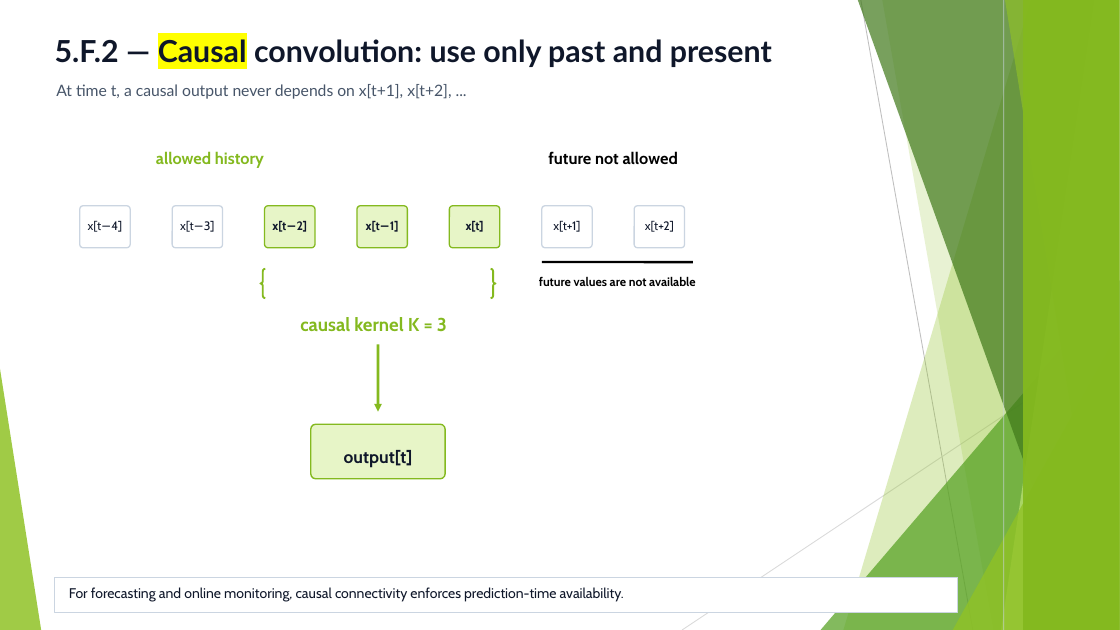
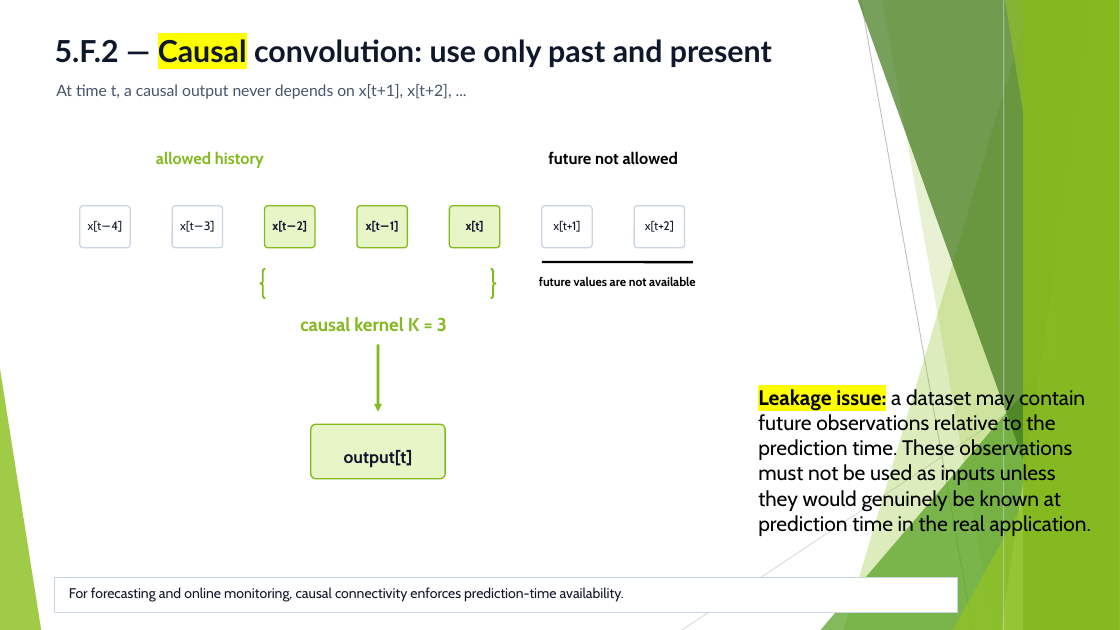
Before and after one commit to FranzGH/timeseries, a slide deck: slide 131 of Slides/05 CNNs.pptx. Drawn at 1120x630 pixels with LibreOffice and Linux fonts; fonts in the diff are those of the drawing. Boxes give left, top, right and bottom in pixels: in the first picture for what was removed or moved away, otherwise in the second. Text is boxed around its words. In the diff, an @@ line names an element or a change of style, - is before the commit and + after.

```diff
--- a/Slides/05 CNNs.pptx
+++ b/Slides/05 CNNs.pptx
@@ text added at box(758, 387, 1091, 537), 18 pt, text #000000 @@
+Leakage issue: a dataset may contain future observations relative to the prediction time. These observations must not be used as inputs unless they would genuinely be known at prediction time in the real application.
```
Also in this commit, not shown: 11 other slides changed.
